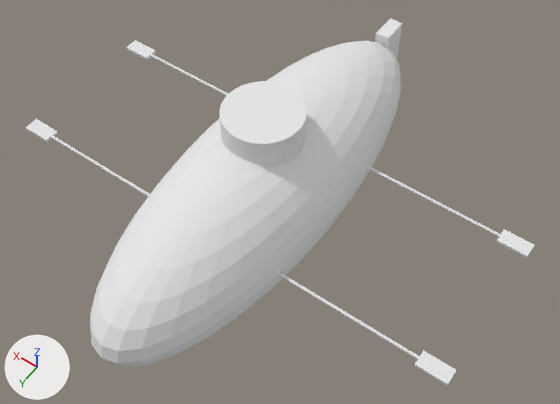
Two versions of the OBJ model data/drebbel.obj, one commit apart.
Before and after are seen from a camera (50 mm lens) standing at (-3.82, 5.01, 7.67) and looking at (-0.29, 0.07, -0.09). Every picture has the same lights, and +X, +Y and +Z are marked at lower left. Where no turn or scale is listed for an object, it has been applied to the vertices.
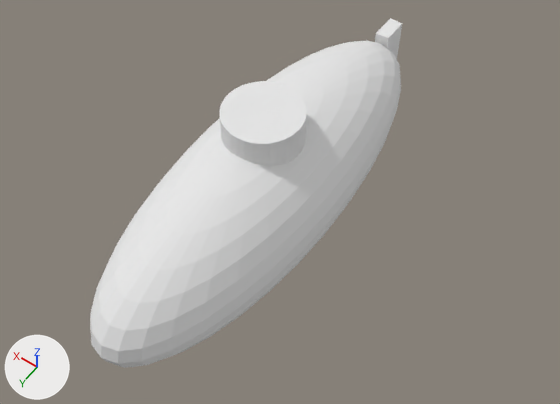
Diff of the bpy script that builds the scene:
```diff
--- a/data/drebbel.obj.py
+++ b/data/drebbel.obj.py
@@ ob_cube_001 @@
-ob_cube_001 = bpy.data.objects.new('Cube.001', me_cube_001)
-ob_cube_001.location = (0.0, 0.0, 0.0)
@@ ob_cube_002 @@
-ob_cube_002 = bpy.data.objects.new('Cube.002', me_cube_002)
-ob_cube_002.location = (0.0, 0.0, 0.0)
@@ ob_cube_003 @@
-ob_cube_003 = bpy.data.objects.new('Cube.003', me_cube_003)
-ob_cube_003.location = (0.0, 0.0, 0.0)
@@ ob_cube_004 @@
-ob_cube_004 = bpy.data.objects.new('Cube.004', me_cube_004)
-ob_cube_004.location = (0.0, 0.0, 0.0)
@@ ob_cylinder @@
-ob_cylinder = bpy.data.objects.new('Cylinder', me_cylinder)
-ob_cylinder.location = (0.0, 0.0, 0.0)
@@ ob_cylinder_001_cylinder_003 @@
-ob_cylinder_001_cylinder_003 = bpy.data.objects.new('Cylinder.001_Cylinder.003', me_cylinder_001_cylinder_003)
-ob_cylinder_001_cylinder_003.location = (0.0, 0.0, 0.0)
```

Changed parts and their boxes (x1, y1, x2, y2) in the pictures (560 x 404 px):
'Cylinder.001_Cylinder.003', deleted
    before: (51, 135, 420, 359)
'Cylinder', deleted
    before: (150, 54, 500, 237)
'Cube.003', deleted
    before: (414, 350, 456, 386)
'Cube.004', deleted
    before: (496, 229, 534, 258)
'Cube.002', deleted
    before: (25, 119, 58, 142)
'Cube.001', deleted
    before: (126, 40, 156, 60)
